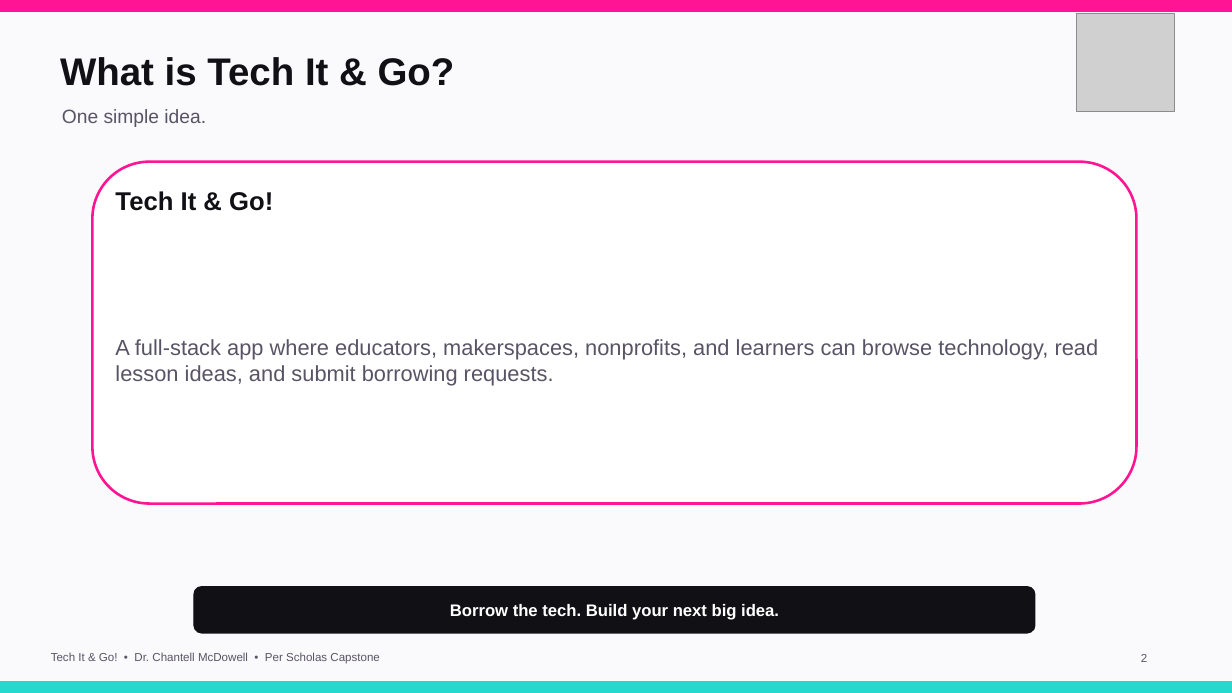
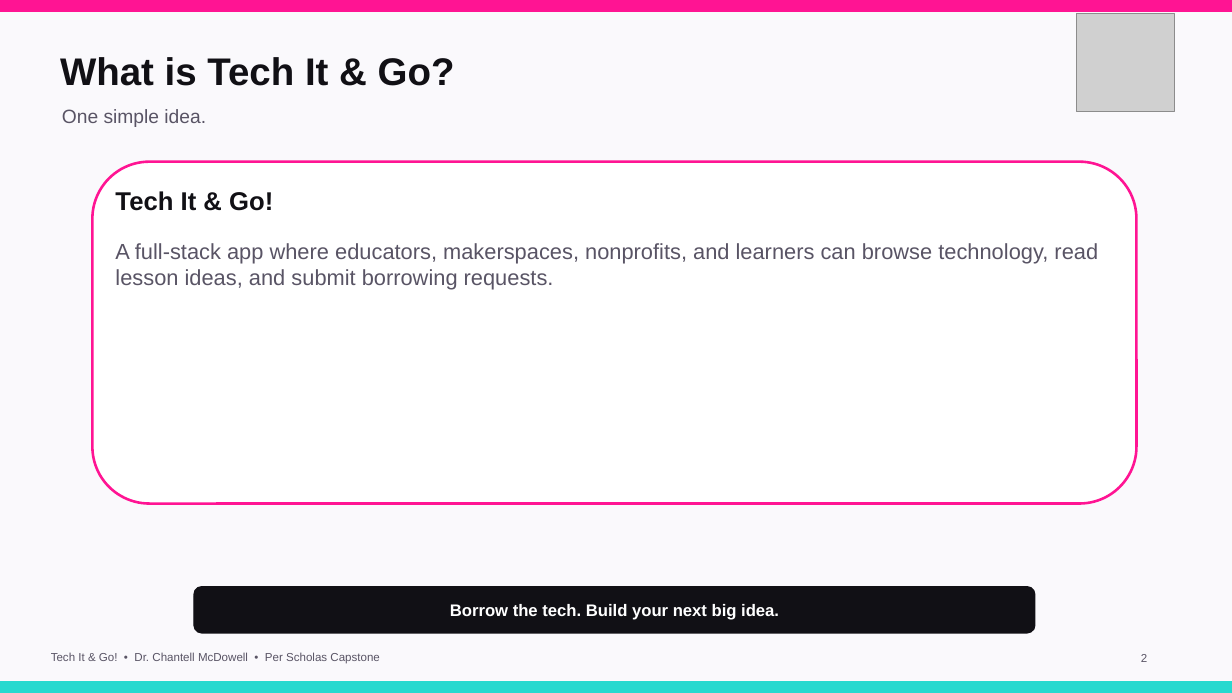
Before and after one commit to Drchantell/Dr_Chantell_Tech_It_and_Go_frontend, a slide deck: slide 2 of presentation/Tech_It_and_Go_Capstone_Presentation.pptx. Drawn at 1232x693 pixels with LibreOffice and Linux fonts; fonts in the diff are those of the drawing; grey boxes stand for pictures. Boxes give left, top, right and bottom in pixels: in the first picture for what was removed or moved away, otherwise in the second. Text is boxed around its words. In the diff, an @@ line names an element or a change of style, - is before the commit and + after.

Commit message:
Align presentation text and make app fields responsive across devices

```diff
--- a/presentation/Tech_It_and_Go_Capstone_Presentation.pptx
+++ b/presentation/Tech_It_and_Go_Capstone_Presentation.pptx
@@ text "A full-stack app where educators, ..." at (115, 243, 1098, 290): vertical alignment middle to top @@
```
Also in this commit, not shown: 15 other slides changed, 6 other files.
